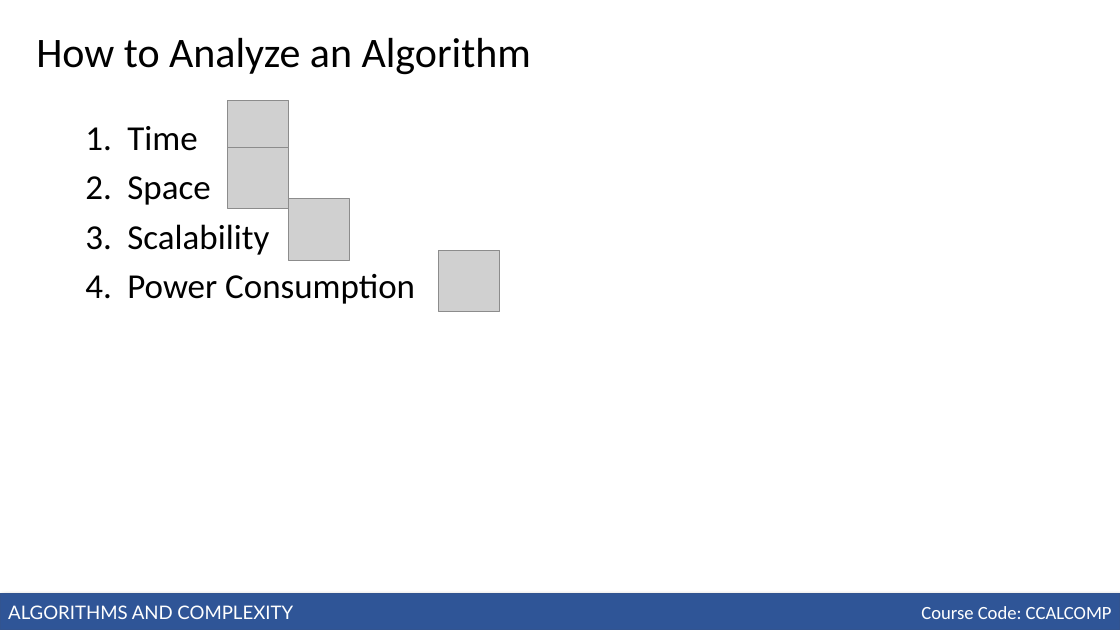
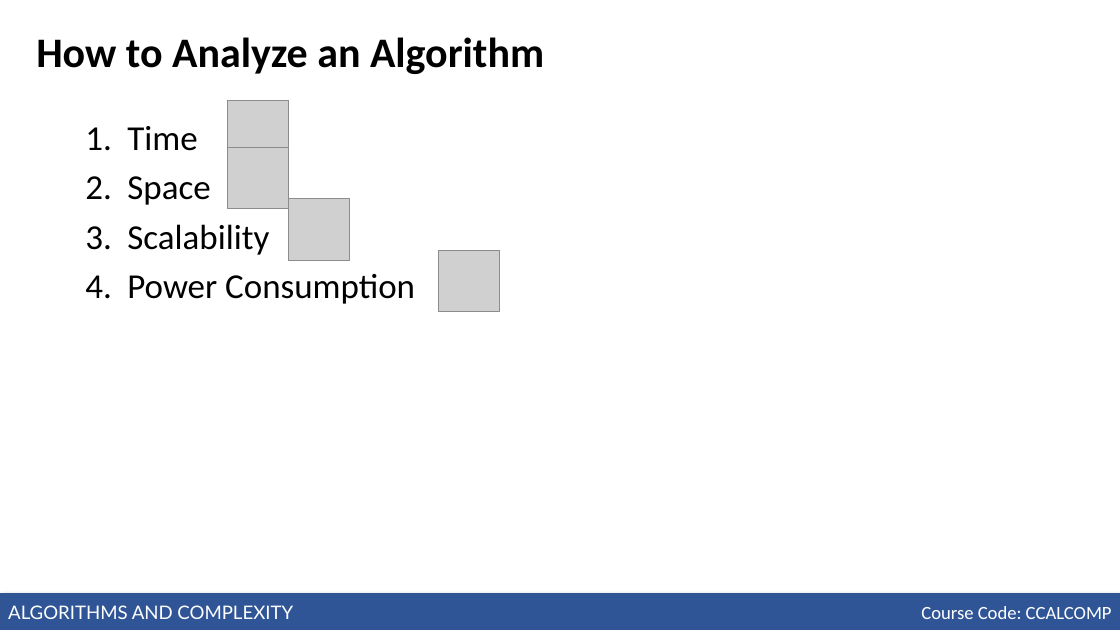
Before and after one commit to robitussin/CCALCOMP, a slide deck: slide 4 of Week 1 - Introducton to Analysis of Algorithms/Module 1 - Introduction to Analysis of Algorithms.pptx. Drawn at 1120x630 pixels with LibreOffice and Linux fonts; fonts in the diff are those of the drawing; grey boxes stand for pictures. Boxes give left, top, right and bottom in pixels: in the first picture for what was removed or moved away, otherwise in the second. Text is boxed around its words. In the diff, an @@ line names an element or a change of style, - is before the commit and + after.

```diff
--- a/Week 1 - Introducton to Analysis of Algorithms/Module 1 - Introduction to Analysis of Algorithms.pptx
+++ b/Week 1 - Introducton to Analysis of Algorithms/Module 1 - Introduction to Analysis of Algorithms.pptx
@@ title "How to Analyze an Algorithm" at bbox=[36, 37, 544, 74]: bold on @@
```
Also in this commit, not shown: 2 other slides changed, 2 other files.
